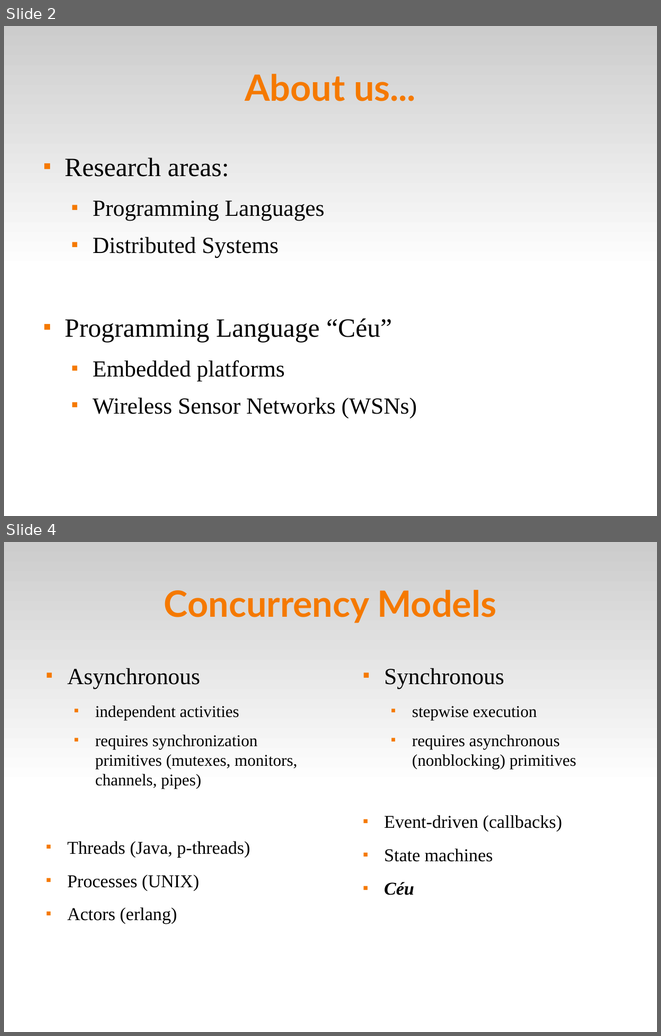
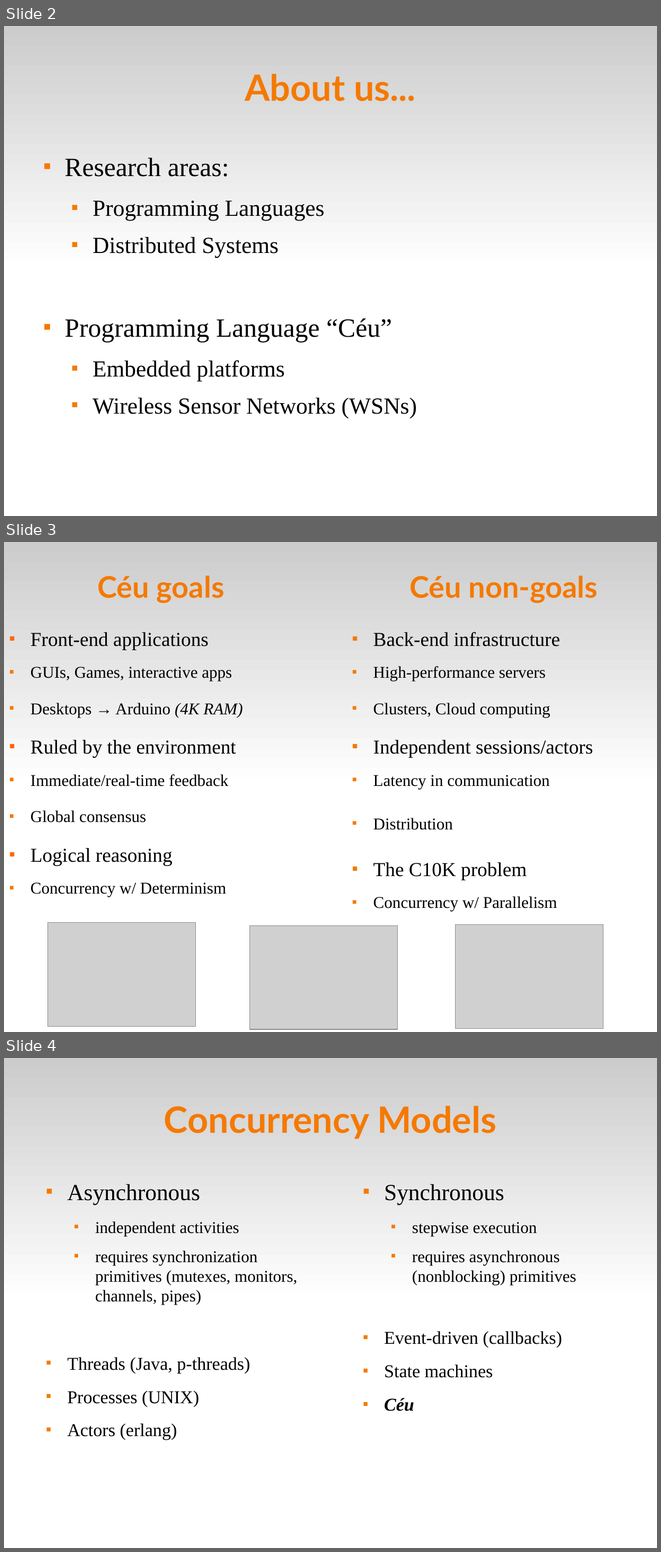
Before and after one commit to fsantanna-no/ceu-docs, a slide deck: ceu_seminarios.odp. Shown one above the other, each under a label of ours: slides 2 and 4 before the commit, slides 2, 3 and 4 after it; the slides between them are not shown. The pictures are 661x1036 and 661x1552 pixels, drawn with LibreOffice and Linux fonts; fonts in the diff are those of the drawing; grey boxes stand for pictures. Boxes give left, top, right and bottom in pixels: in the first picture for what was removed or moved away, otherwise in the second. Text is boxed around its words. In the diff, an @@ line names an element or a change of style, - is before the commit and + after.

```diff
--- a/ceu_seminarios.odp
+++ b/ceu_seminarios.odp
@@ slide 3 added at <box>4,542,657,1032</box>, background #FFFFFF; not listed: 1 template element that a slide beside it also shows @@
@@ title added at <box>98,575,224,603</box>, 36 pt, text #F57900, bold @@
+Céu goals
@@ title added at <box>409,575,598,603</box>, 36 pt, text #F57900, bold @@
+Céu non-goals
@@ text added at <box>30,632,242,897</box>, 20 pt, text #000000 @@
+■ Front-end applications
+  ■ GUIs, Games, interactive apps
+  ■ Desktops → Arduino (4K RAM)
+■ Ruled by the environment
+  ■ Immediate/real-time feedback
+  ■ Global consensus
+■ Logical reasoning
+  ■ Concurrency w/ Determinism
@@ text added at <box>373,632,593,911</box>, 20 pt, text #000000 @@
+■ Back-end infrastructure
+  ■ High-performance servers
+  ■ Clusters, Cloud computing
+■ Independent sessions/actors
+  ■ Latency in communication
+  ■ Distribution
+■ The C10K problem
+  ■ Concurrency w/ Parallelism
@@ picture added at <box>48,923,196,1026</box> @@
@@ picture added at <box>250,925,398,1029</box> @@
@@ picture added at <box>456,925,603,1029</box> @@
```
Also in this commit, not shown: 5 slides changed, 45 other slides added, 16 slides removed, 1 other file.
